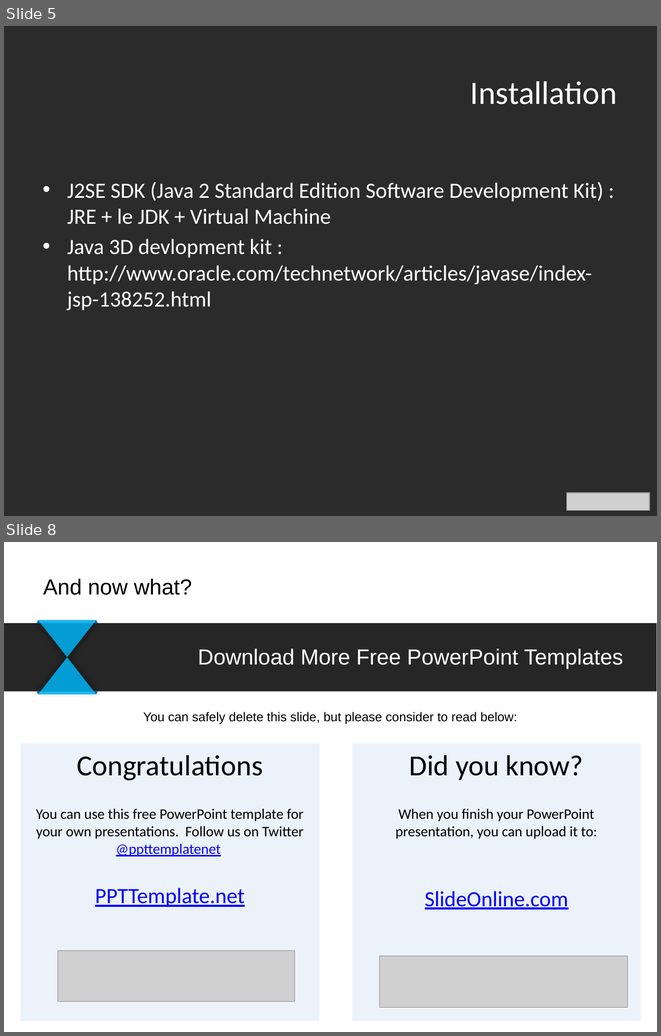
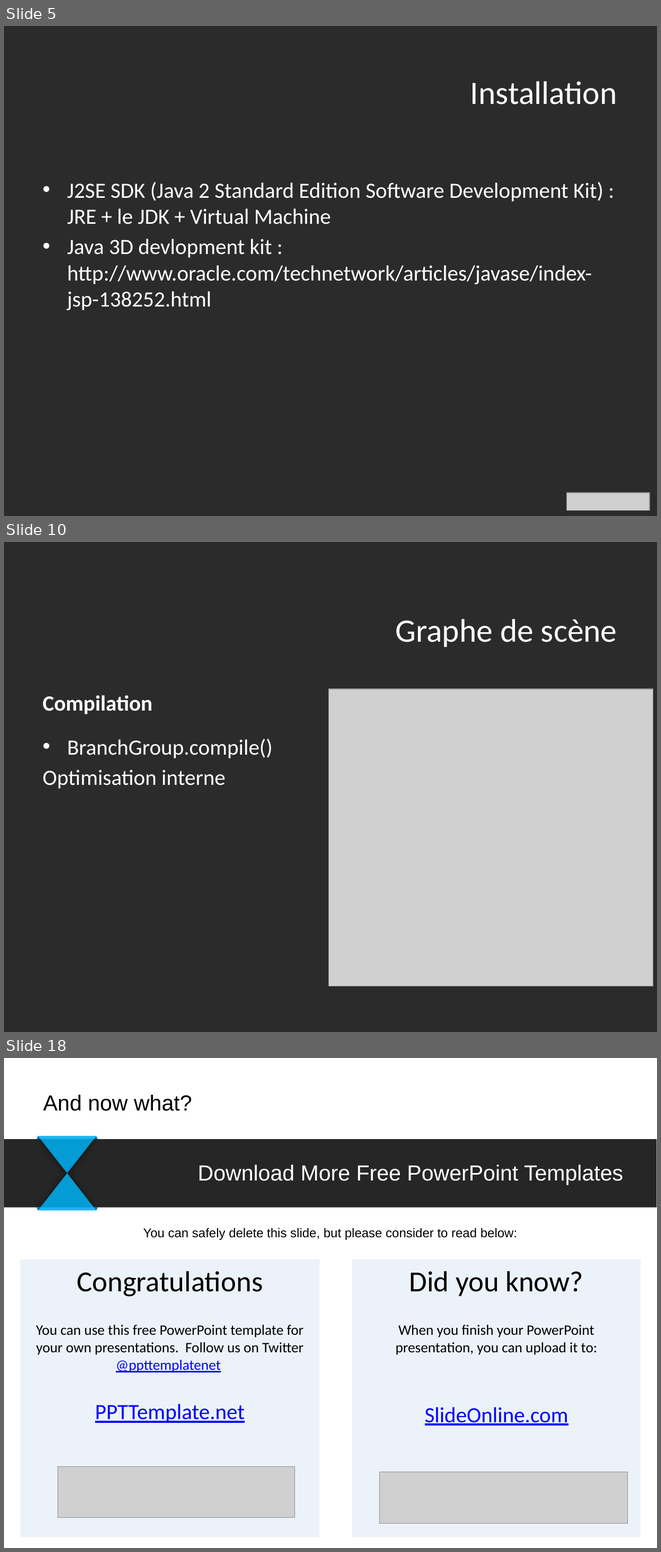
Before and after one commit to IlsanS/Math3D, a slide deck: powerpoint/Présentation1.pptx. Shown one above the other, each under a label of ours: slides 5 and 8 before the commit, slides 5, 10 and 18 after it; the slides between them are not shown. The pictures are 661x1036 and 661x1552 pixels, drawn with LibreOffice and Linux fonts; fonts in the diff are those of the drawing; grey boxes stand for pictures; background and template pictures are left out; a plain dark background stands for a picture behind light text. Boxes give left, top, right and bottom in pixels: in the first picture for what was removed or moved away, otherwise in the second. Text is boxed around its words. In the diff, an @@ line names an element or a change of style, - is before the commit and + after.

```diff
--- a/powerpoint/Présentation1.pptx
+++ b/powerpoint/Présentation1.pptx
@@ slide 10 added at <box>4,542,657,1032</box>, background picture (left out) @@
@@ title added at <box>395,619,617,647</box>, 36 pt, text #FFFFFF @@
+Graphe de scène
@@ text added at <box>43,695,152,714</box>, 24 pt, text #FFFFFF, bold @@
+Compilation
@@ picture added at <box>328,689,653,986</box> @@
@@ text added at <box>43,739,273,788</box>, 24 pt, text #FFFFFF @@
+• BranchGroup.compile()
+Optimisation interne
@@ what was slide 8 is now slide 18 @@
```
Also in this commit, not shown: 11 other slides added, 2 slides removed, 8 other files.
